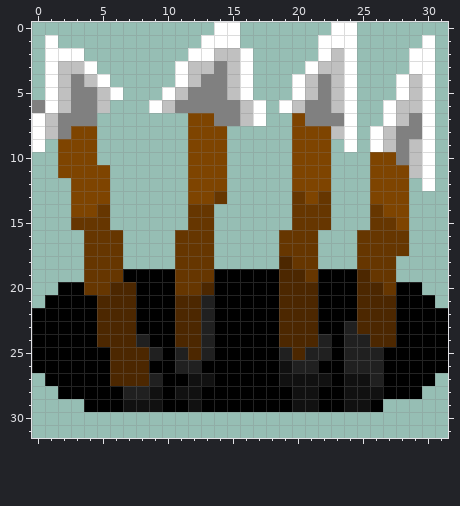
Pixel-art sprite: sprites/spr_trap/3c2458bd-b110-4ac8-88f7-bf7c4a71a4e7.png. That is the earlier state.
The file is 32x32 pixels. Pixels under 10% opacity are left out.
The result:
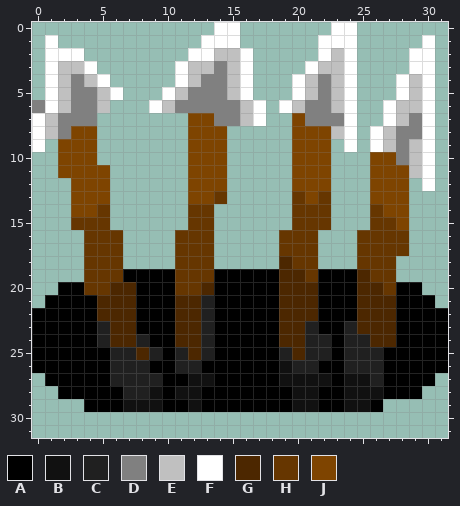
Palette (. is transparent): A #000000  B #111111  C #202020  D #808080  E #c0c0c0  F #ffffff  G #4c2700  H #663600  J #7e4400
The exact change:
@@ x 3..23 @@
 22 AAGGGAAAGGCAAAAAGGGAA
-23 AAGGGAAAGGCAAAAAGGGAA
-24 AAGGGCAAGGCAAAAAGGGCA
-25 AAAGGGCACGCAAAAACGCCA
-26 AAAGGGAACCAAAAAABCCAA
-27 AAAGGGCAABBAAAAABBBBA
+23 AACGGAAAGGCAAAAAGGCAA
+24 AACGGCAAGGCAAAAAGGCCA
+25 AAACCGCACGCAAAAACGCCA
+26 AAACCCAACCAAAAAABCCAA
+27 AAACCCCAABBAAAAABBBBA
 28 AAAACCBABBAAAAAAABBAA
Pixel boxes of the changes (left, top, right, bottom) in both pictures:
changed: (97, 321, 149, 386)
changed: (305, 321, 318, 347)
